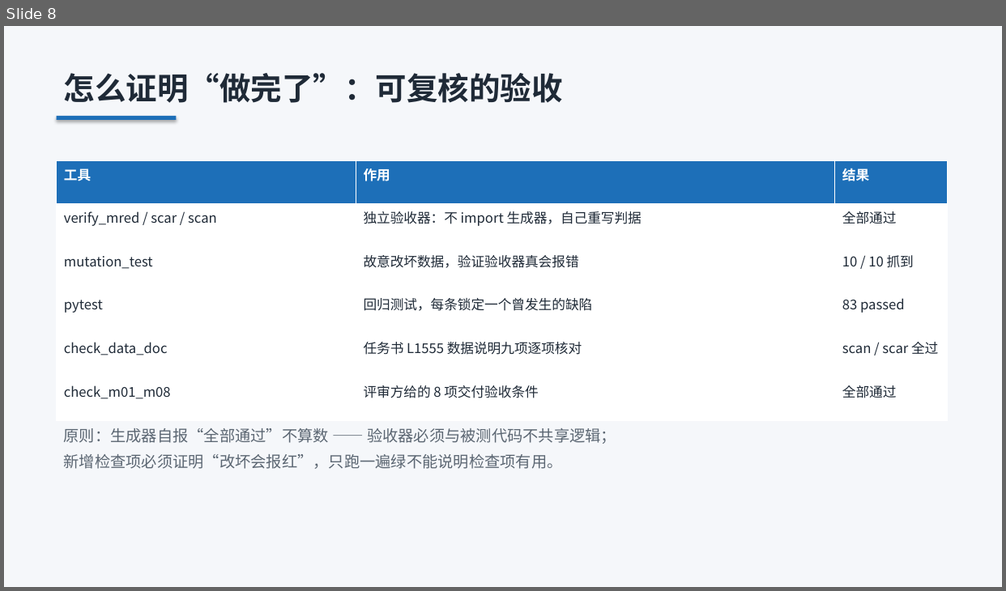
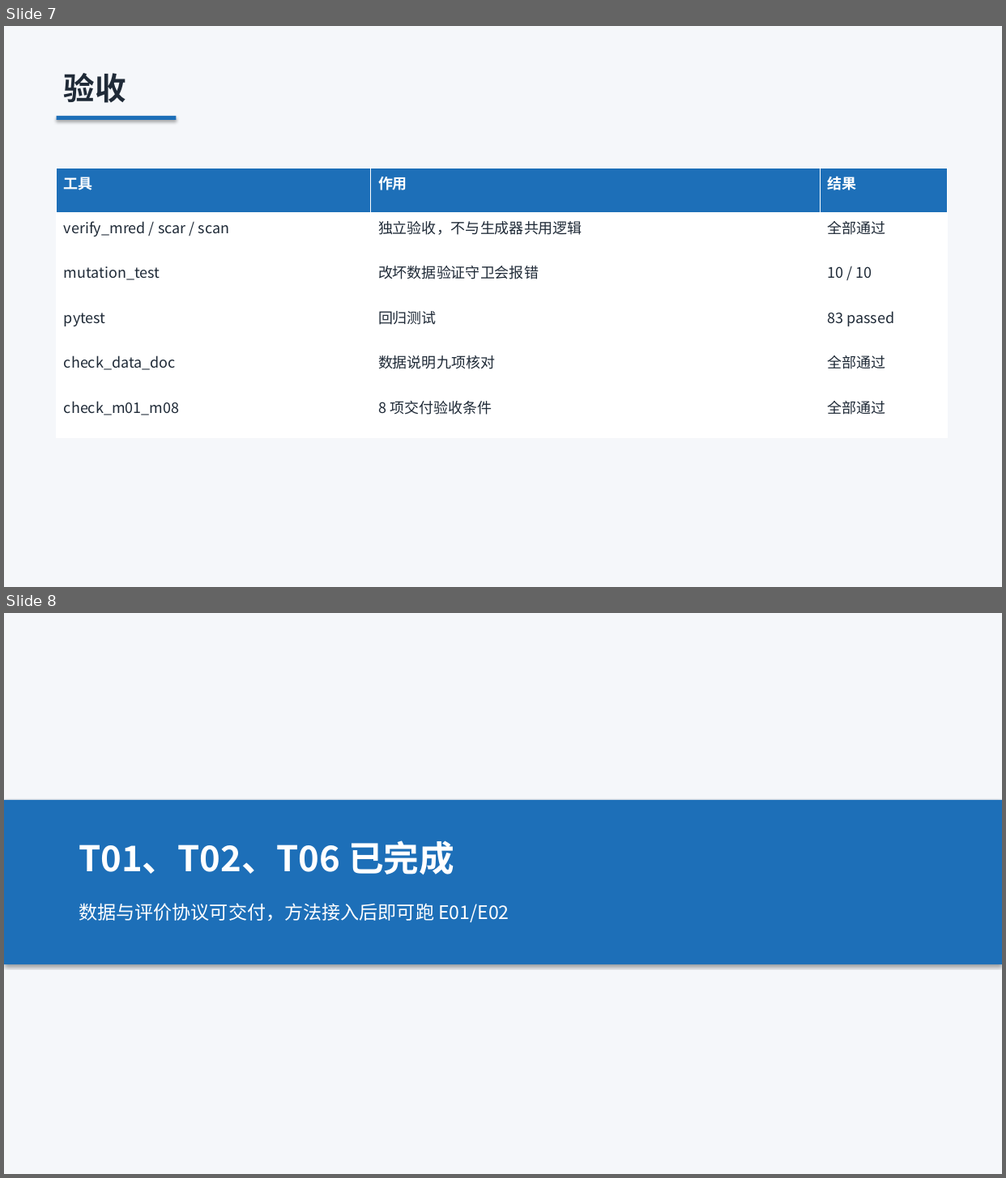
Before and after one commit to laoma9604-design/similar-learning, a slide deck: docs/TopoAdv-A角色工作汇报.pptx. Shown one above the other, each under a label of ours: slide 8 before the commit, slides 7 and 8 after it. The pictures are 1006x591 and 1006x1178 pixels, drawn with LibreOffice and Linux fonts; fonts in the diff are those of the drawing. Boxes give left, top, right and bottom in pixels: in the first picture for what was removed or moved away, otherwise in the second. Text is boxed around its words. In the diff, an @@ line names an element or a change of style, - is before the commit and + after.

Commit message:
汇报 PPT 精简为 8 页：只列已完成的工作
删除缺陷复盘、坑、待办、风险提示等章节，只保留做了什么：
  1 封面
  2 工作概览（T01/T02/T06 完成，T05、T11-T14 未完成）
  3 T01 统一对象与评价协议
  4 T02 三个数据集（组数/任务数/对象数/划分）
  5 T02 配套材料（参考标注/分组清单/结构标注/数据说明）
  6 T06 独立评价器（三数据集判据与满分情况）
  7 验收（五个工具的结果）
  8 收尾

版面检查：8 页 / 0 越界 / 0 重叠。pytest 83 passed。

```diff
--- a/docs/TopoAdv-A角色工作汇报.pptx
+++ b/docs/TopoAdv-A角色工作汇报.pptx
@@ slide 8 added at <box>4,613,1002,1174</box>, background #FFFFFF @@
@@ rectangle added at <box>4,613,1002,1174</box>, fill #F5F7FA @@
@@ rectangle added at <box>4,800,1002,965</box>, fill #1D6FB8 @@
@@ text added at <box>79,841,454,875</box>, 34 pt, text #FFFFFF, bold @@
+T01、T02、T06 已完成
@@ text added at <box>79,903,509,922</box>, 18 pt, text #FFFFFF @@
+数据与评价协议可交付，方法接入后即可跑 E01/E02
@@ what was slide 8 is now slide 7 @@
@@ slide 7 changed as well @@
@@ text at <box>64,73,126,103</box>: text changed @@
-怎么证明“做完了”：可复核的验收
+验收
@@ table at <box>57,169,948,437</box> @@
-row 2, column 2: 独立验收器：不 import 生成器，自己重写判据
+row 2, column 2: 独立验收，不与生成器共用逻辑
-row 3, column 2: 故意改坏数据，验证验收器真会报错
+row 3, column 2: 改坏数据验证守卫会报错
-row 3, column 3: 10 / 10 抓到
+row 3, column 3: 10 / 10
-row 4, column 2: 回归测试，每条锁定一个曾发生的缺陷
+row 4, column 2: 回归测试
-row 5, column 2: 任务书 L1555 数据说明九项逐项核对
+row 5, column 2: 数据说明九项核对
-row 5, column 3: scan / scar 全过
+row 5, column 3: 全部通过
-row 6, column 2: 评审方给的 8 项交付验收条件
+row 6, column 2: 8 项交付验收条件
@@ size 13 to 14 pt in "工具", "作用", "结果", "verify_mred / scar / scan" and 7 more places @@
@@ table: place and size @@
-table at <box>57,160,948,421</box>
+table at <box>57,169,948,437</box>
@@ text removed at <box>64,429,616,469</box> @@
-原则：生成器自报“全部通过”不算数 —— 验收器必须与被测代码不共享逻辑；
-新增检查项必须证明“改坏会报红”，只跑一遍绿不能说明检查项有用。
```
Also in this commit, not shown: 4 other slides changed, 2 other slides added, 7 slides removed, 1 other file.
